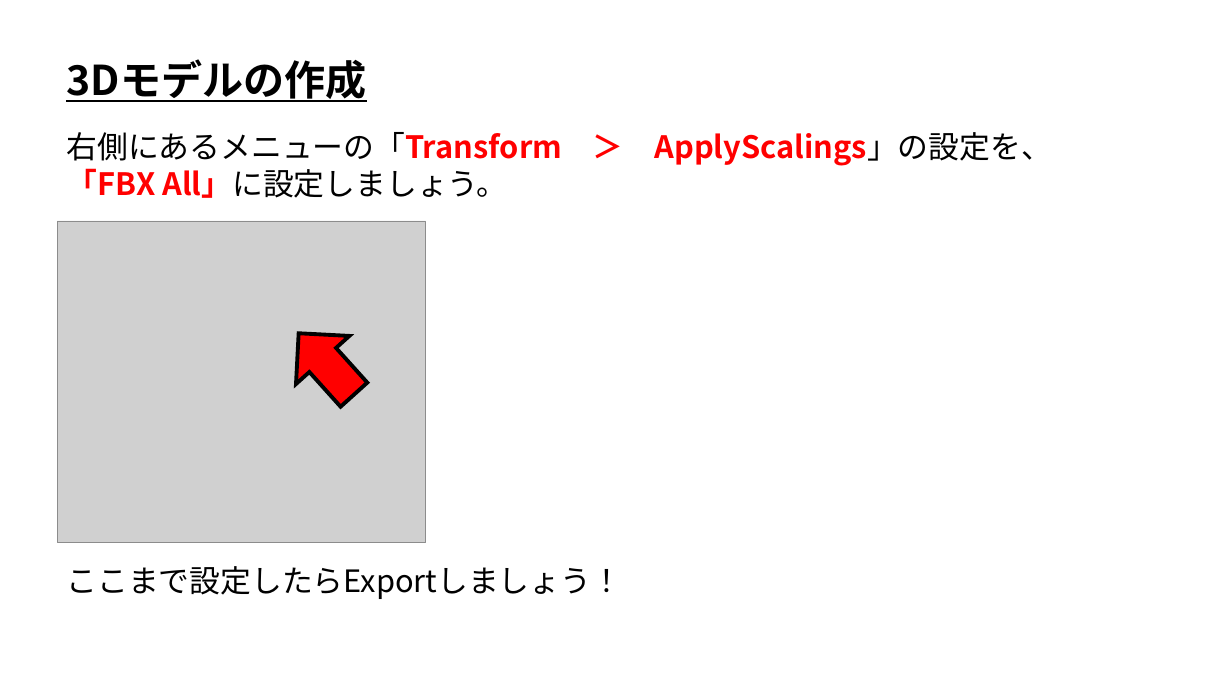
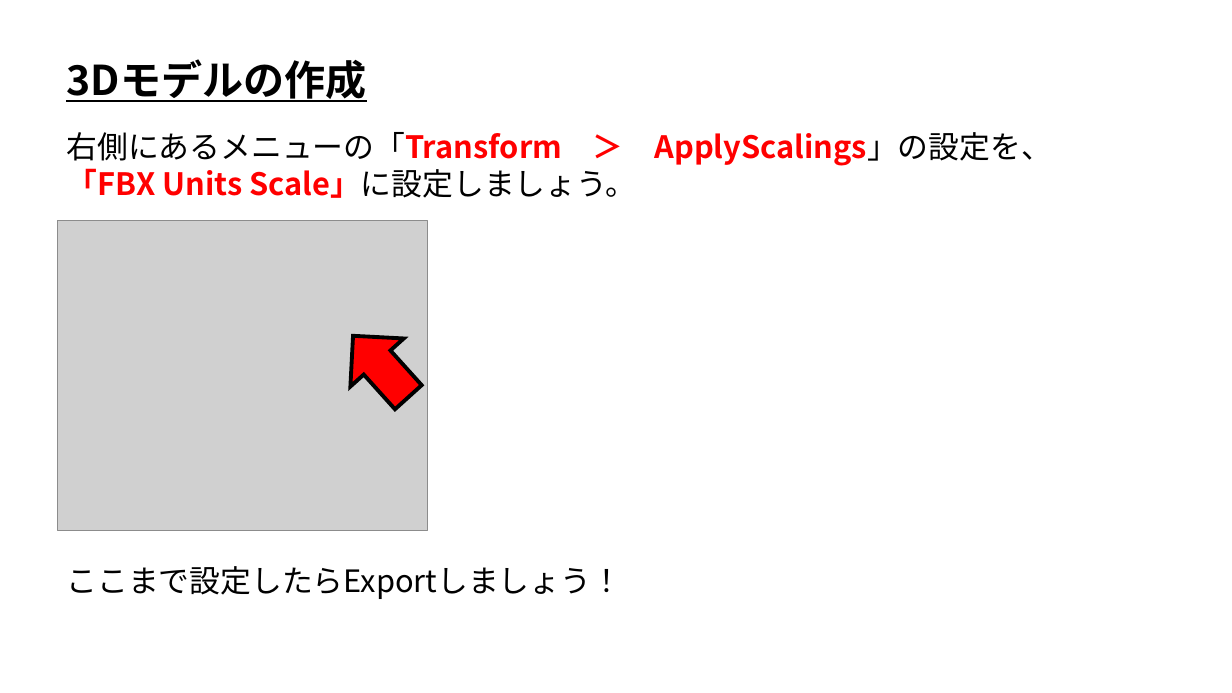
Before and after one commit to ArakiYusuke-Ohara/Textbook, a slide deck: slide 4 of ゲーム科2年/00_前期/ゲーム開発Ⅰ/00_3Dモデルの作成と出力.pptx. Drawn at 1232x693 pixels with LibreOffice and Linux fonts; fonts in the diff are those of the drawing; grey boxes stand for pictures. Boxes give left, top, right and bottom in pixels: in the first picture for what was removed or moved away, otherwise in the second. Text is boxed around its words. In the diff, an @@ line names an element or a change of style, - is before the commit and + after.

```diff
--- a/ゲーム科2年/00_前期/ゲーム開発Ⅰ/00_3Dモデルの作成と出力.pptx
+++ b/ゲーム科2年/00_前期/ゲーム開発Ⅰ/00_3Dモデルの作成と出力.pptx
@@ text at bbox=[66, 168, 636, 198]: text changed; text colour #000000 to #FF0000; bold on @@
-「FBX All」に設定しましょう。
+「FBX Units Scale」に設定しましょう。
@@ picture: place and size @@
-picture at bbox=[57, 221, 426, 543]
+picture at bbox=[57, 221, 428, 531]
@@ right arrow: place and size @@
-right arrow at bbox=[271, 309, 380, 419]
+right arrow at bbox=[326, 312, 435, 422]
```
Also in this commit, not shown: 9 other files.
